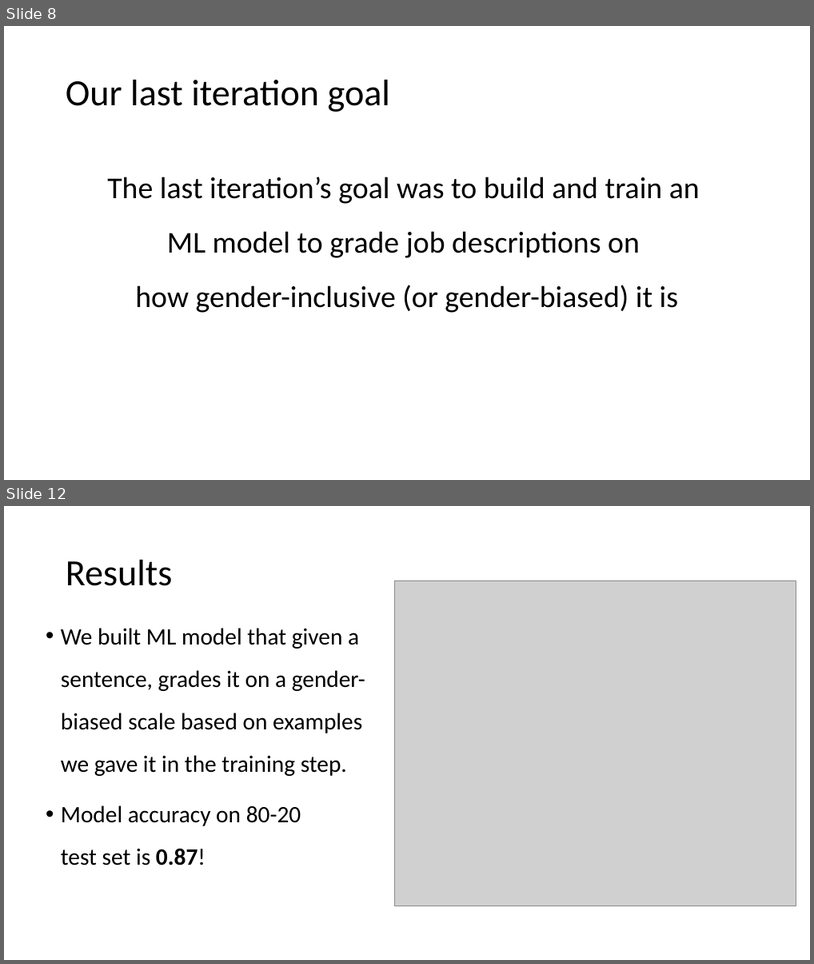
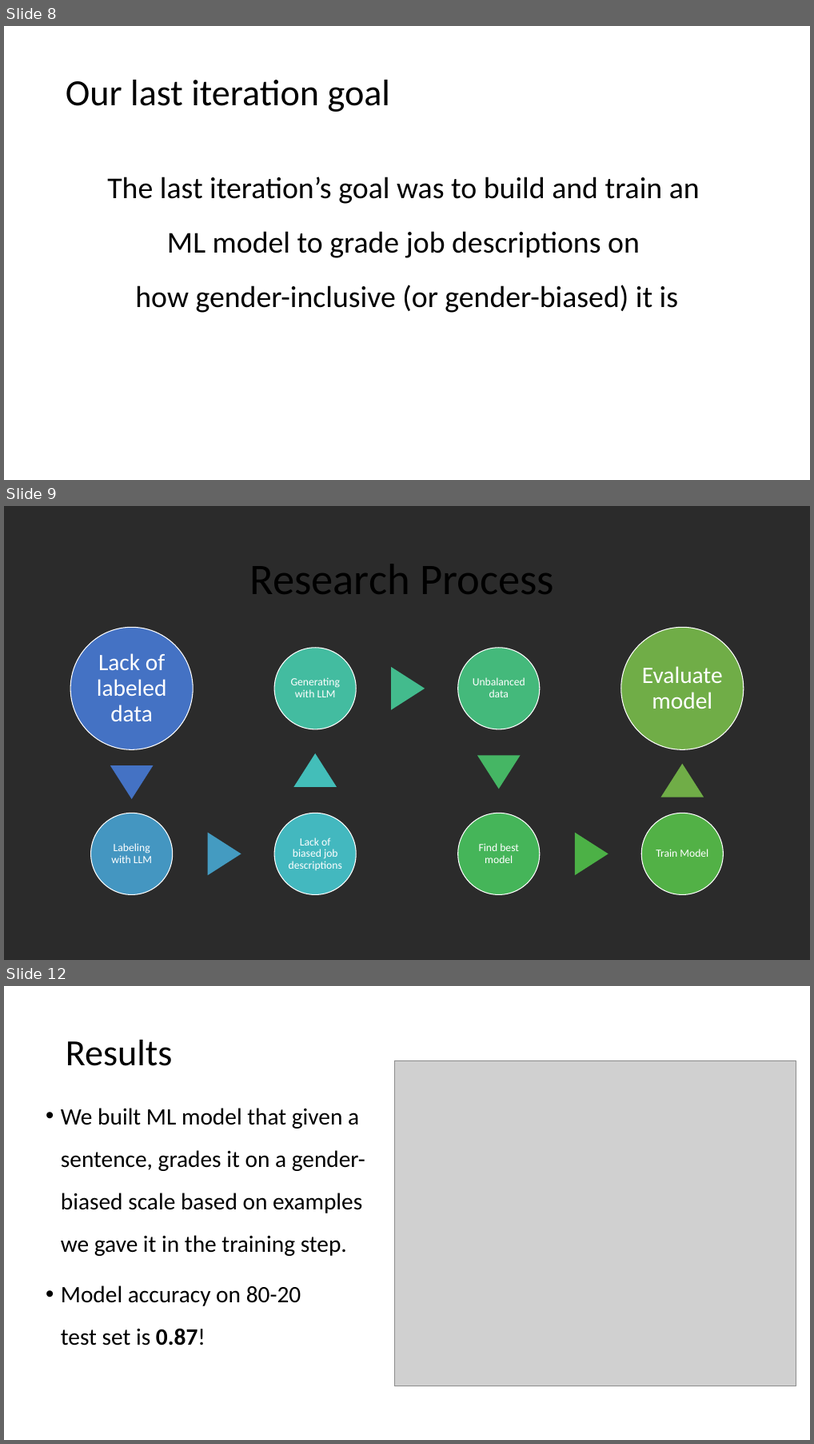
Before and after one commit to lironcohen8/Gender_Bias_in_Job_Descriptions, a slide deck: final presentation/Final presentation Team 5.pptx. Shown one above the other, each under a label of ours: slides 8 and 12 before the commit, slides 8, 9 and 12 after it; the slides between them are not shown. The pictures are 814x964 and 814x1444 pixels, drawn with LibreOffice and Linux fonts; fonts in the diff are those of the drawing; grey boxes stand for pictures; background and template pictures are left out; a plain dark background stands for a picture behind light text. Boxes give left, top, right and bottom in pixels: in the first picture for what was removed or moved away, otherwise in the second. Text is boxed around its words. In the diff, an @@ line names an element or a change of style, - is before the commit and + after.

Commit message:
Research Process

```diff
--- a/final presentation/Final presentation Team 5.pptx
+++ b/final presentation/Final presentation Team 5.pptx
@@ slide 9 added at box(4, 506, 810, 960), background picture (left out) @@
@@ title added at box(250, 564, 554, 594), 52 pt, text #000000 @@
+Research Process
@@ group added at box(70, 627, 744, 894): 8 ellipses, 8 texts, 7 triangles @@
+Lack of labeled data
+Labeling with LLM
+Lack of biased job descriptions
+Generating with LLM
+Unbalanced data
+Find best model
+Train Model
+Evaluate model
```
Also in this commit, not shown: 1 slide changed, 1 other slide added, 2 slides removed, 2 other files.
